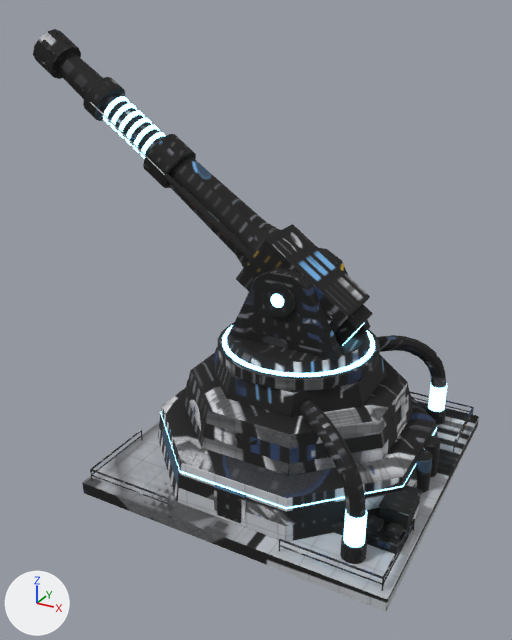
A saved change to the glTF model models/建築/重製_行星防禦砲.glb.
Camera for both pictures: a camera (50 mm lens) standing at (15.0, -25.2, 19.2) and looking at (1.3, -0.5, 6.8). Every picture has the same lights, and +X, +Y and +Z are marked at lower left. The picture after the commit comes second. Vertices at exactly the same position are counted once.

The first picture shows 'Cannon_Mesh'.
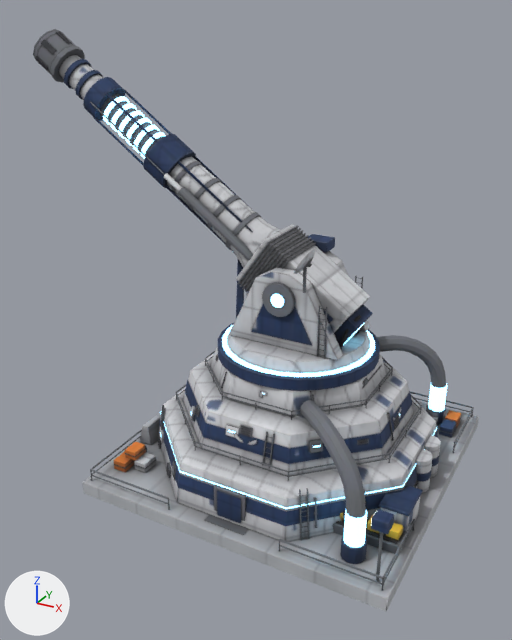
The change in detail:
Material 'M_Lamp.001' (mat_m_lamp_001) is new.
Its base color is (0.9, 0.85, 0.7) (pale yellow #f3edda).
Its roughness is 0.3.
Its emission color is (1.0, 0.93, 0.78) (pale yellow #fff7e5).
Its emission strength is 2.0.
me_cannon_mesh is used by ob_cannon_mesh; location (0.0, 0.0, 0.0).
me_cannon_mesh had 4693 vertices, 8890 faces and spanned x -10.0..10.0, y -6.8..6.8, z 0.0..18.3.
me_cannon_mesh now has 15757 vertices, 29558 faces and spans x -10.0..10.0, y -6.8..6.8, z 0.0..18.3.
me_cannon_mesh part 1: 195 vertices removed from x -9.7..9.7, y -6.6..6.6, z 0.6..18.1; 10491 vertices added at x -9.9..9.7, y -6.5..6.5, z 0.6..18.3.
me_cannon_mesh part 2: 7486 kept faces spanning x -10.0..10.0, y -6.8..6.8, z 0.0..18.3 get new texture (UV) coordinates.
Other edits to the shape of me_cannon_mesh do not show in these pictures.
me_cannon_mesh gains material mat_m_lamp_001 (pale yellow #f3edda, glowing pale yellow #fff7e5).

Changed parts and their boxes (x1, y1, x2, y2) in the pictures (512 x 640 px):
part 1 of me_cannon_mesh, built on: before (90, 392, 473, 591); after (34, 30, 461, 582)
part 2 of me_cannon_mesh, surface changed (lighter): (33, 29, 479, 606) in both
